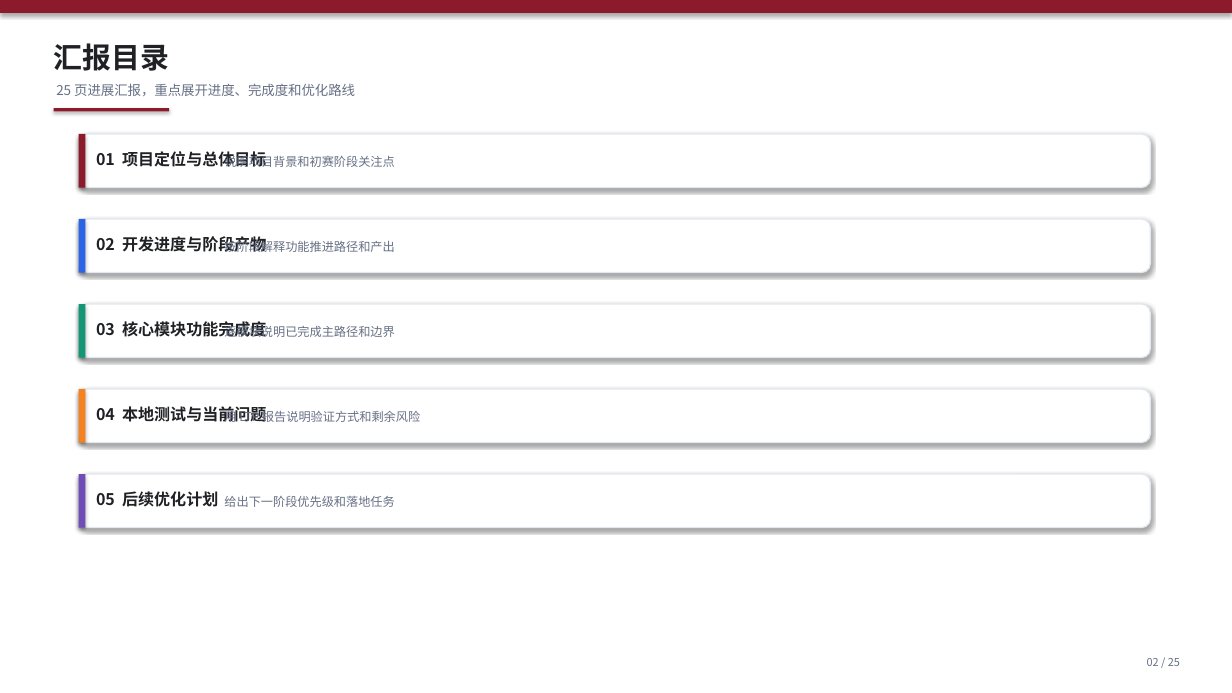
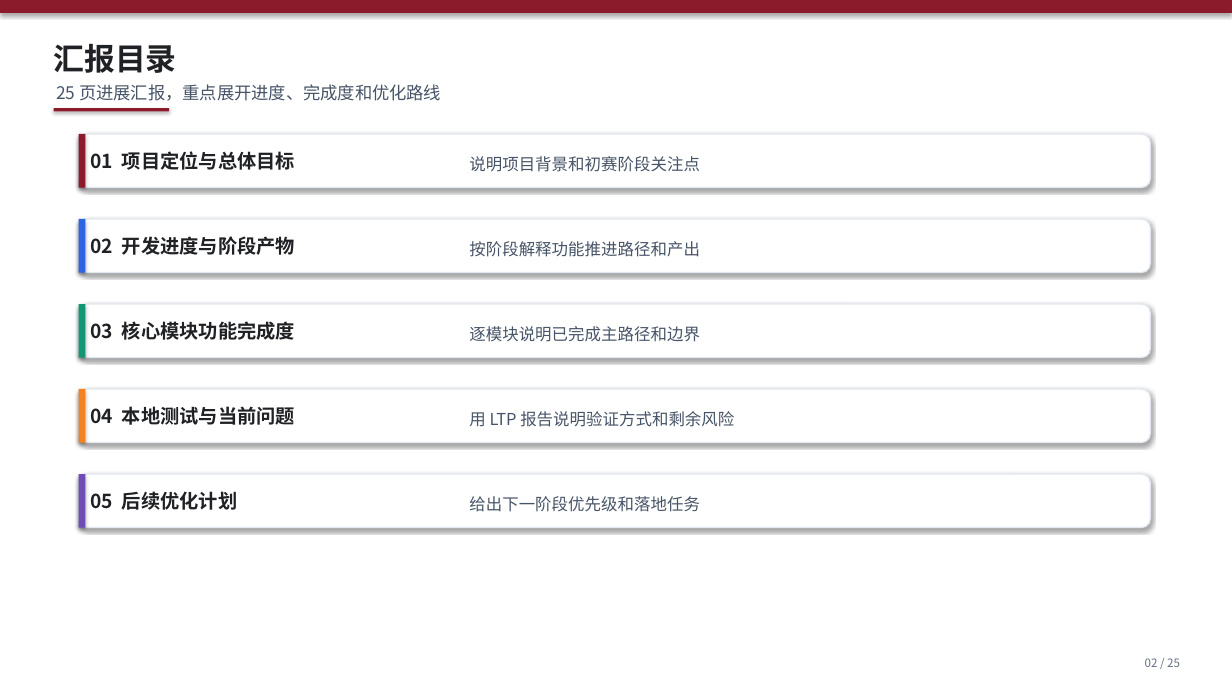
Before and after one commit to Solarpasserby/RespOS, a slide deck: slide 2 of docs/初赛文档/RespOS初赛进展汇报.pptx. Drawn at 1232x693 pixels with LibreOffice and Linux fonts; fonts in the diff are those of the drawing. Boxes give left, top, right and bottom in pixels: in the first picture for what was removed or moved away, otherwise in the second. Text is boxed around its words. In the diff, an @@ line names an element or a change of style, - is before the commit and + after.

Commit message:
fix: 优化pptx

```diff
--- a/docs/初赛文档/RespOS初赛进展汇报.pptx
+++ b/docs/初赛文档/RespOS初赛进展汇报.pptx
@@ text "汇报目录" at (54, 43, 177, 73): size 22.5 to 24 pt @@
@@ text "25 页进展汇报，重点展开进度、完成度和优化路线" at (56, 84, 441, 101): size 10.5 to 13.5 pt, text colour #667085 to #475467 @@
@@ text "说明项目背景和初赛阶段关注点": place and size @@
-text "说明项目背景和初赛阶段关注点" at (224, 153, 394, 167)
+text "说明项目背景和初赛阶段关注点" at (469, 156, 700, 172)
@@ text "按阶段解释功能推进路径和产出": place and size @@
-text "按阶段解释功能推进路径和产出" at (224, 238, 394, 252)
+text "按阶段解释功能推进路径和产出" at (469, 241, 700, 257)
@@ text "逐模块说明已完成主路径和边界": place and size @@
-text "逐模块说明已完成主路径和边界" at (224, 323, 394, 337)
+text "逐模块说明已完成主路径和边界" at (469, 326, 700, 342)
@@ text "用 LTP 报告说明验证方式和剩余风险": place and size @@
-text "用 LTP 报告说明验证方式和剩余风险" at (224, 408, 420, 425)
+text "用 LTP 报告说明验证方式和剩余风险" at (469, 411, 734, 427)
@@ size 12.5 to 15 pt in 5 elements at (91, 151, 295, 170), (91, 236, 295, 255), (91, 321, 295, 340), (91, 406, 295, 425), (91, 491, 237, 510) @@
@@ size 9.5 to 12.8 pt, text colour #667085 to #475467 in 5 elements at (469, 241, 700, 257), (469, 326, 700, 342), (469, 156, 700, 172), (469, 411, 734, 427), (469, 496, 700, 512) @@
@@ text "给出下一阶段优先级和落地任务": place and size @@
-text "给出下一阶段优先级和落地任务" at (224, 496, 394, 507)
+text "给出下一阶段优先级和落地任务" at (469, 496, 700, 512)
@@ text "02 / 25" at (1145, 658, 1180, 667): size 8.5 to 9 pt @@
```
Also in this commit, not shown: 24 other slides changed.
